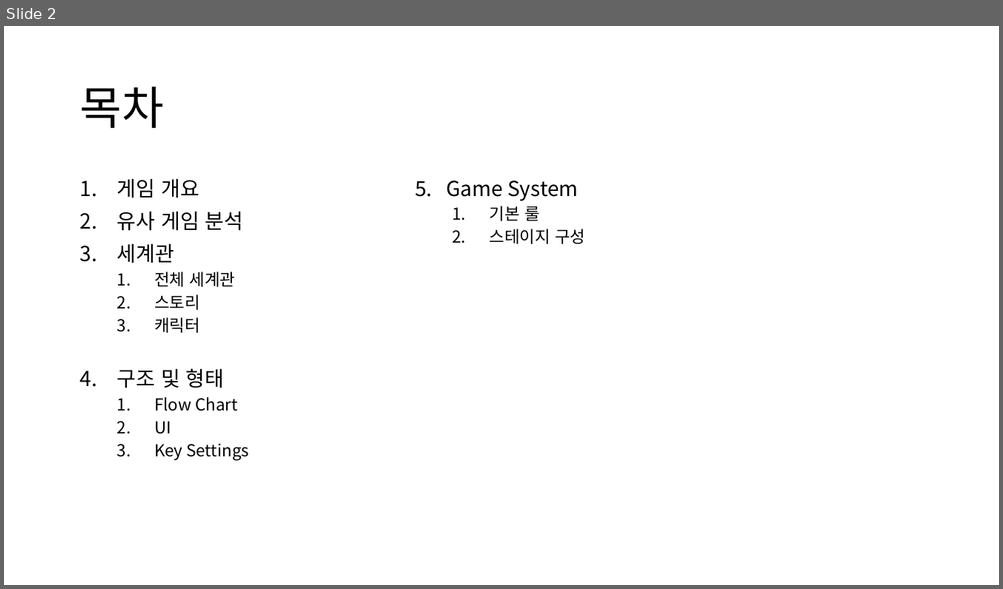
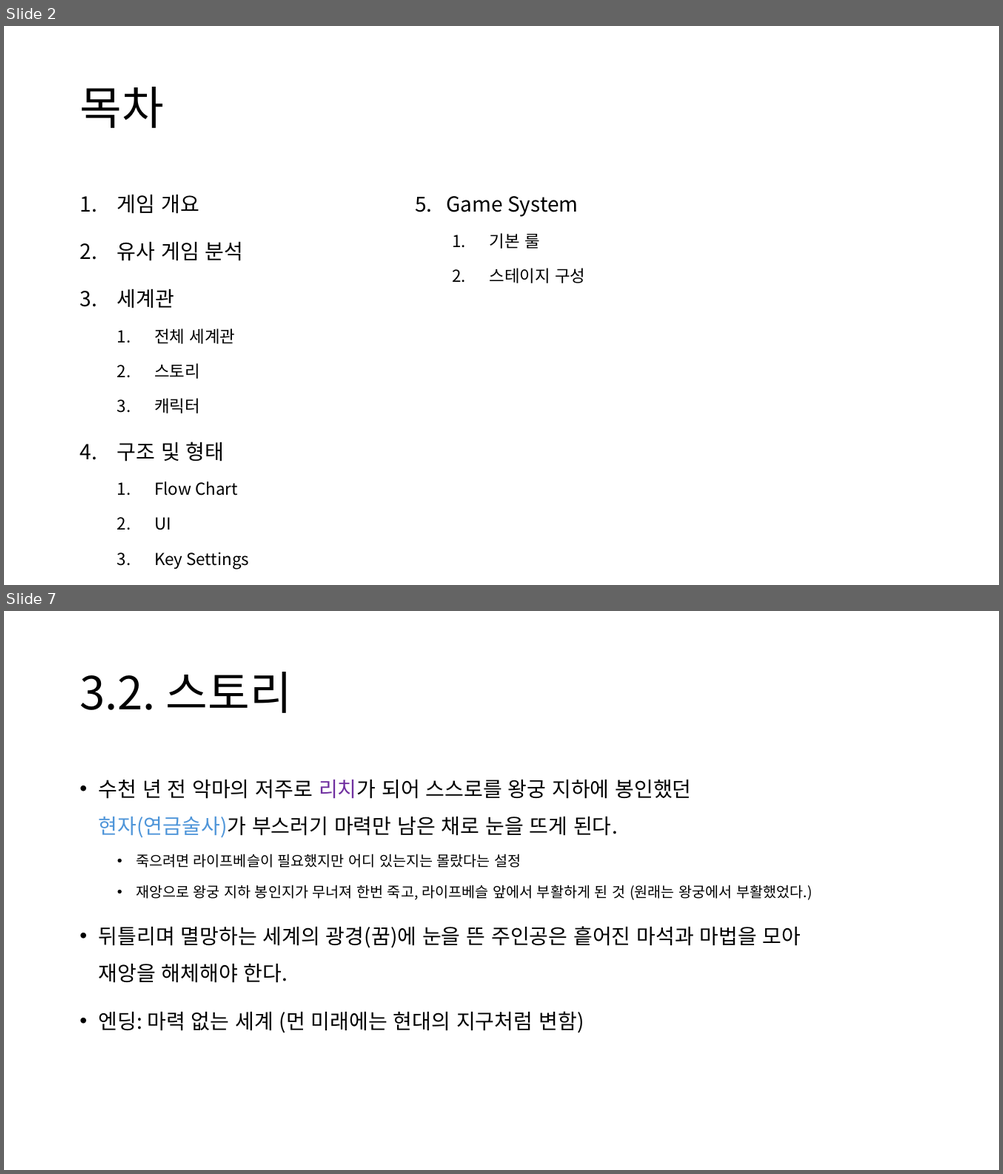
Before and after one commit to CrograNM/Project_Entropy, a slide deck: _문서/_Project Entropy 기획문서.pptx. Shown one above the other, each under a label of ours: slide 2 before the commit, slides 2 and 7 after it; the slides between them are not shown. The pictures are 1003x589 and 1003x1174 pixels, drawn with LibreOffice and Linux fonts; fonts in the diff are those of the drawing. Boxes give left, top, right and bottom in pixels: in the first picture for what was removed or moved away, otherwise in the second. Text is boxed around its words. In the diff, an @@ line names an element or a change of style, - is before the commit and + after.

Commit message:
#기획 : 개요, 유사 게임, 세계관

```diff
--- a/_문서/_Project Entropy 기획문서.pptx
+++ b/_문서/_Project Entropy 기획문서.pptx
@@ slide 7 added at (4, 611, 999, 1170), background #FFFFFF @@
@@ title added at (79, 672, 292, 713), 44 pt, text #000000 @@
+3.2. 스토리
@@ text added at (99, 779, 812, 1034), 20 pt, text #000000 @@
+• 수천 년 전 악마의 저주로 리치가 되어 스스로를 왕궁 지하에 봉인했던
+  현자(연금술사)가 부스러기 마력만 남은 채로 눈을 뜨게 된다.
+  • 죽으려면 라이프베슬이 필요했지만 어디 있는지는 몰랐다는 설정
+  • 재앙으로 왕궁 지하 봉인지가 무너져 한번 죽고, 라이프베슬 앞에서 부활하게 된 것 (원래는 왕궁에서 부활했었다.)
+• 뒤틀리며 멸망하는 세계의 광경(꿈)에 눈을 뜬 주인공은 흩어진 마석과 마법을 모아
+  재앙을 해체해야 한다.
+• 엔딩: 마력 없는 세계 (먼 미래에는 현대의 지구처럼 변함)
@@ slide 2 changed as well @@
@@ text "게임 개요" at (117, 194, 250, 569): line spacing 0.9 to 1.5 @@
@@ text "5. Game System" at (415, 196, 585, 284): line spacing 0.9 to 1.5 @@
```
Also in this commit, not shown: 1 other slide changed, 7 other slides added.
